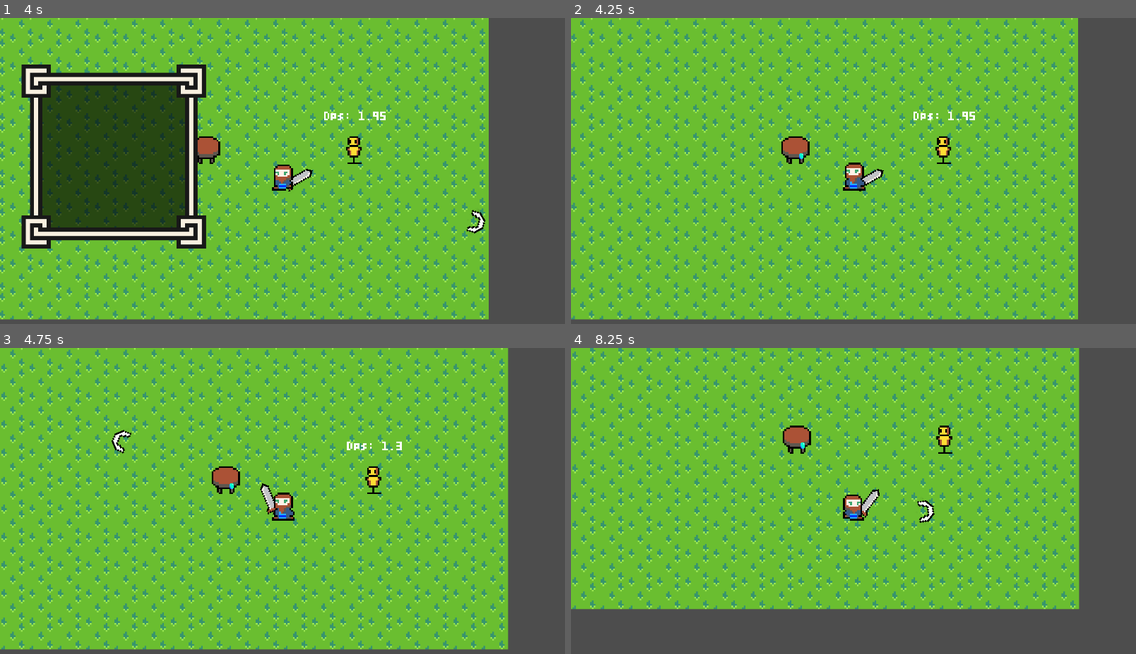
Above: before the commit, frames 1-4 (two rows, left to right).
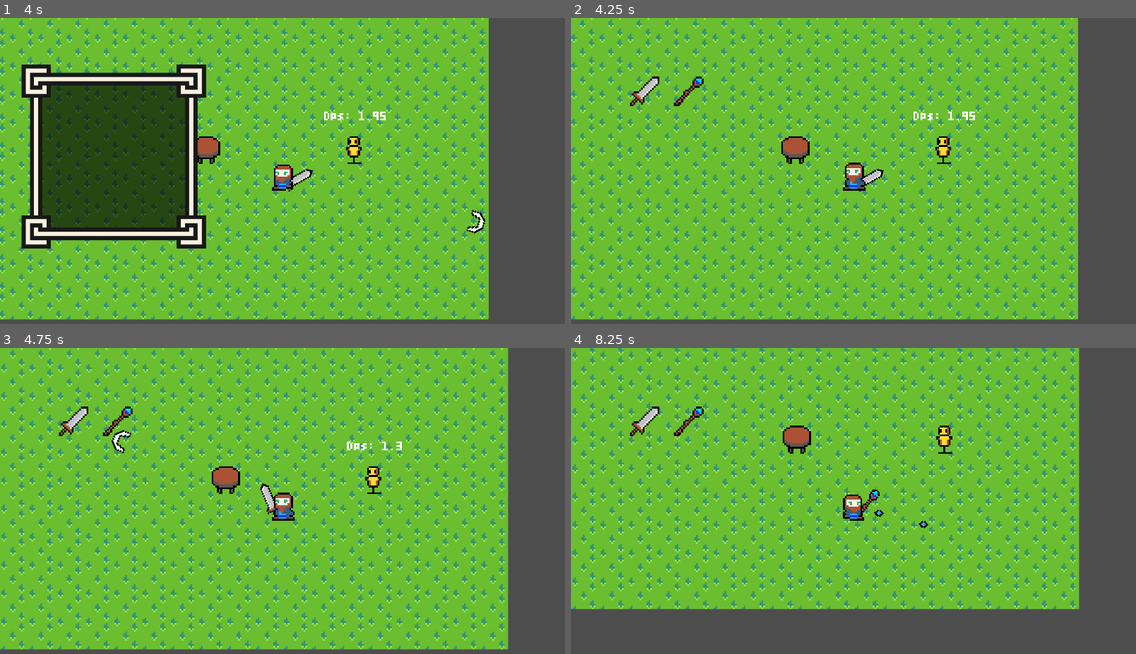
Above: after the commit, the same moments.

Repository: Ratoluz/SwordChanter
Game: Godot game, scene res://Objects/main.tscn
The game is run twice, just before and just after one commit, with the same random seed, the same clock (stepped at 60 frames per second) and the same inputs.
Inputs (mouse positions are in pixels of both pictures, inside the frame that each line leads up to):
- Up to frame 1 (4 s): tap Enter at 0.5 s; move the mouse to (406, 161) at 0.52 s; press the mouse at (406, 161) at 0.53 s; hold D (Move_Right) 0.53-1.28 s; move the mouse to (169, 192) at 1.27 s; release the mouse at (169, 192) at 1.28 s; hold S (Move_Down) 1.28-2.03 s; tap Space (Change_Weapon) at 1.35, 2.85 s; move the mouse to (339, 106) at 2.02 s; press the mouse at (339, 106) at 2.03 s; hold D (Move_Right) 2.03-2.78 s; move the mouse to (254, 241) at 2.77 s; release the mouse at (254, 241) at 2.78 s; hold W (Move_Up) 2.78-3.53 s; move the mouse to (452, 223) at 3.52 s; press the mouse at (452, 223) at 3.53 s; hold A (Move_Left) from 3.53 s (still down)
- Up to frame 2 (4.25 s): keep holding A (Move_Left); tap E (Open_Menu) at 4.15 s
- Up to frame 3 (4.75 s): release A (Move_Left) at 4.25 s; release the mouse at (452, 553) at 4.25 s; click (73, 421) at 4.27 s
- Up to frame 4 (8.25 s): click (689, 421) at 5.02 s; move the mouse to (684, 458) at 5.77 s; hold A (Move_Left) 5.78-6.53 s; tap Space (Change_Weapon) at 5.85, 7.35 s; move the mouse to (881, 507) at 6.52 s; press the mouse at (881, 507) at 6.53 s; hold S (Move_Down) 6.53-7.28 s; move the mouse to (768, 427) at 7.27 s; release the mouse at (768, 427) at 7.28 s; hold D (Move_Right) 7.28-8.03 s; move the mouse to (977, 491) at 8.02 s; press the mouse at (977, 491) at 8.03 s; hold W (Move_Up) from 8.03 s (still down)

Frame 1 is identical in both runs. In frame 2, 0.4% of the frame differs, in the area x 10-42%, y 19-47%; in frame 3, 0.4%; in frame 4, 0.6%, in the area x 10-65%, y 19-59%.

Commit message:
menu broni cz. 5

Diff:
--- a/Objects/UI/WeaponMenu/button.tscn
+++ b/Objects/UI/WeaponMenu/button.tscn
@@ -2,7 +2,8 @@
 
 [ext_resource type="Texture2D" uid="uid://ccj43pf0ijj14" path="res://Sprite/goofyaahRuby.png" id="1_g6jmi"]
 
-[node name="TextureRect" type="TextureRect"]
-offset_right = 40.0
-offset_bottom = 40.0
-texture = ExtResource("1_g6jmi")
+[node name="Button" type="TextureButton"]
+offset_right = 16.0
+offset_bottom = 16.0
+texture_normal = ExtResource("1_g6jmi")
+stretch_mode = 4
--- a/Scripts/weapon_menu_creator.gd
+++ b/Scripts/weapon_menu_creator.gd
@@ -2,22 +2,43 @@
 
 var weapon_array
 var menu
+var weapon_manager
+
 var button = preload("res://Objects/UI/WeaponMenu/button.tscn")
+var start_pos_y = 200
+var start_pos_x = 200
+var pos_x_gap = 150
+var button_size := Vector2(100,100)
+var buttons_made := false
 
 func _ready() -> void:
 	weapon_array = $/root/Main/WeaponManager/WeaponArray
 	menu =  $/root/Main/CanvasLayer/WeaponMenu
+	weapon_manager =  $/root/Main/WeaponManager
 
+func _on_button_pressed(i):
+	weapon_manager.equip_weapon(weapon_array.keys[i])
 
 func _make_buttons():
+	buttons_made = true
 	for i in weapon_array.weapons.size():
-		var temp = button.instantiate()
-		$/root/Main.add_child(temp)
+		var temp_button = button.instantiate()
+		$/root/Main/CanvasLayer.add_child(temp_button)
+		var temp_weapon = weapon_array.weapons[weapon_array.keys[i]].instantiate()
+		$/root/Main.add_child(temp_weapon)
+		temp_button.texture_normal = temp_weapon.get_node('Sprite2D').texture
+		temp_button.position = Vector2(start_pos_x + i * pos_x_gap, start_pos_y)
+		temp_button.size = button_size
+		temp_button.pressed.connect(_on_button_pressed.bind(i))
+		temp_weapon.queue_free()
 
 func _open_menu():
 	if Input.is_action_just_released("Open_Menu"):
+		if not buttons_made:
+			_make_buttons()
 		menu.visible = not menu.visible
-		_make_buttons()
+
+
 
 func _process(delta: float) -> void:
 	_open_menu()
